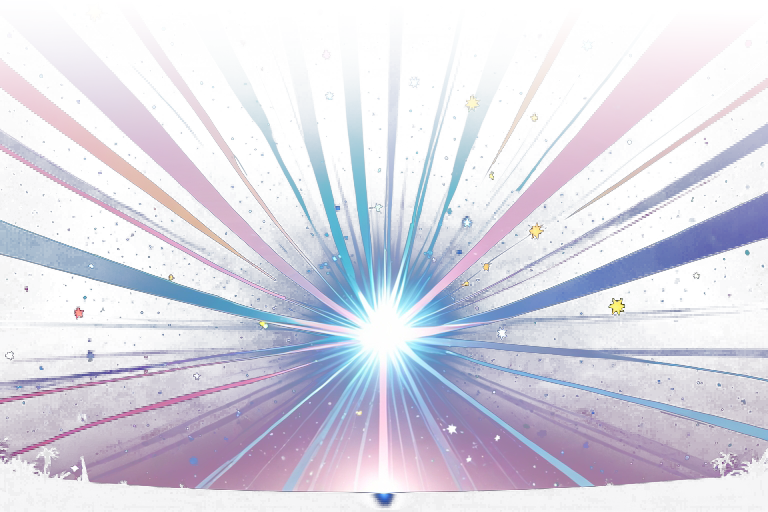
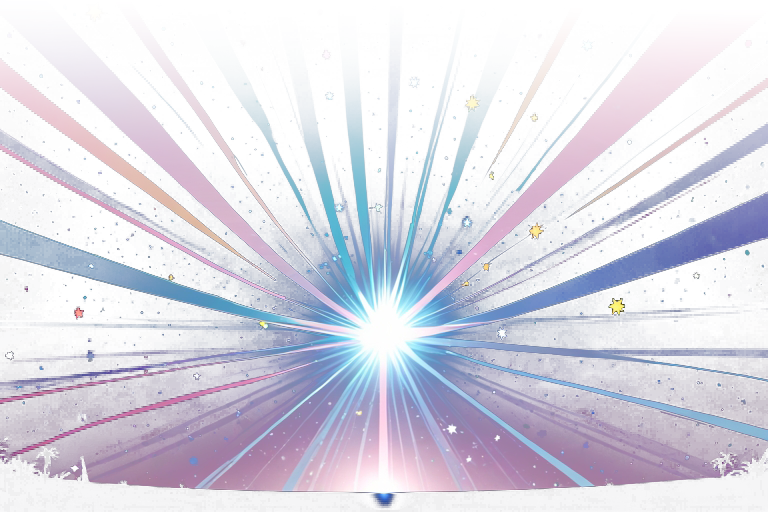
Revision of a layered w=768, h=512 image; what changed, layer by layer:
painted on "Background copy" over [334, 202, 346, 214]
